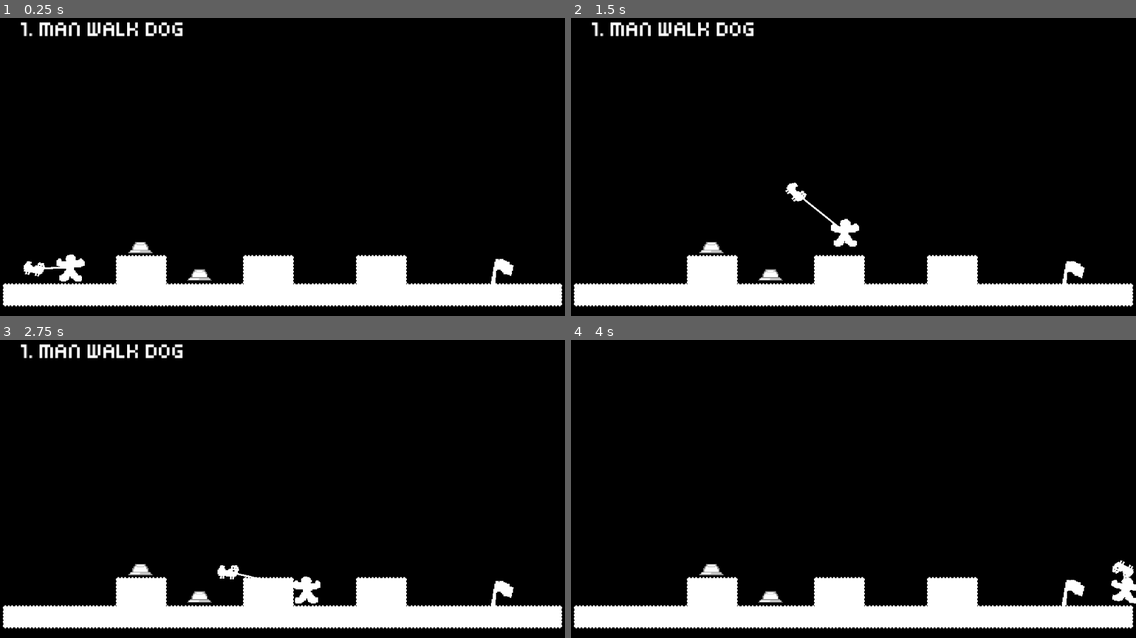
Above: before the commit, frames 1-4 (two rows, left to right).
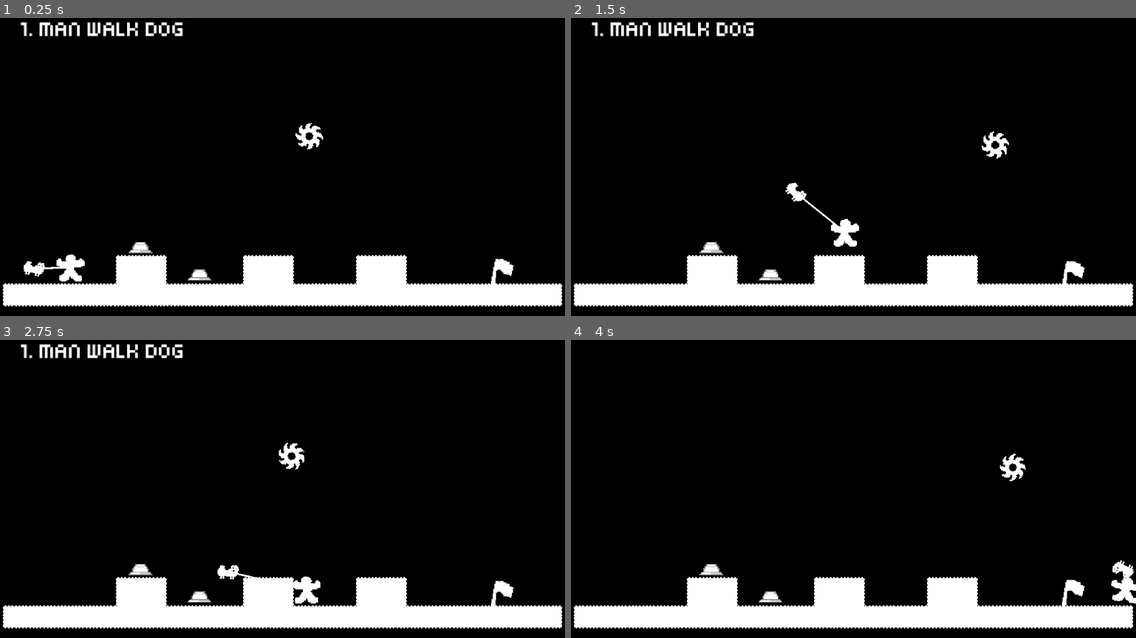
Above: after the commit, the same moments.

Repository: vanssnn/man-walk-dog
Game: Godot game, scene res://rooms/level_test.tscn
Two runs of this game, one before a commit and one after it. Both use one fixed random seed, a clock stepped at 60 frames per second and the inputs below. This scene is started directly instead of the project's main scene. Sound files missing from this copy of the repository are replaced by a short silence.
Inputs (mouse positions are in pixels of both pictures, inside the frame that each line leads up to):
- Up to frame 1 (0.25 s): no input
- Up to frame 2 (1.5 s): move the mouse to (977, 140) at 0.52 s; hold D (move_right) from 0.53 s (still down); click (977, 140) at 0.67 s; tap W (move_up) at 0.77 s; move the mouse to (740, 172) at 1.27 s
- Up to frame 3 (2.75 s): tap W (move_up) at 1.52 s; move the mouse to (339, 408) at 2.02 s; release D (move_right) at 2.03 s; hold A (move_left) from 2.03 s (still down)
- Up to frame 4 (4 s): move the mouse to (825, 542) at 2.77 s; release A (move_left) at 2.78 s; hold D (move_right) from 2.78 s (still down); click (825, 542) at 2.92 s; tap W (move_up) at 3.02, 3.77 s; move the mouse to (1023, 527) at 3.52 s

The runs differ from the first frame. In frame 1, 0.2% of the frame differs, in the area x 52-58%, y 35-45%; in frame 2, 0.2%; in frame 3, 0.2%; in frame 4, 0.2%.

Commit message:
add Moving Saw Blade

Diff:
--- a/rooms/level4.tscn
+++ b/rooms/level4.tscn
@@ -6,7 +6,7 @@
 [ext_resource type="PackedScene" uid="uid://b7s0kd88ul45y" path="res://dog/dog_rb.tscn" id="4_0w1qf"]
 [ext_resource type="PackedScene" uid="uid://d0xb7r6dxcn25" path="res://rope/rope.tscn" id="5_frpev"]
 [ext_resource type="PackedScene" uid="uid://ckk3vcf6o421e" path="res://flag/flag.tscn" id="6_3qldx"]
-[ext_resource type="PackedScene" uid="uid://cklf182okntba" path="res://hurtbox/hurtbox.tscn" id="7_h6ewg"]
+[ext_resource type="PackedScene" uid="uid://cklf182okntba" path="res://Hurtbox/hurtbox.tscn" id="7_h6ewg"]
 
 [sub_resource type="LabelSettings" id="LabelSettings_cpwjf"]
 font = ExtResource("1_3jb3f")
--- a/rooms/level_test.tscn
+++ b/rooms/level_test.tscn
@@ -9,6 +9,7 @@
 [ext_resource type="PackedScene" uid="uid://ckk3vcf6o421e" path="res://flag/flag.tscn" id="6_ubom2"]
 [ext_resource type="PackedScene" uid="uid://b7s0kd88ul45y" path="res://dog/dog_rb.tscn" id="6_yl5lm"]
 [ext_resource type="PackedScene" uid="uid://6h2lfxd0lx6b" path="res://button/HoldButton.tscn" id="7_ubom2"]
+[ext_resource type="PackedScene" uid="uid://barm1abxw4etd" path="res://sawblade/SawPath.tscn" id="10_11174"]
 
 [sub_resource type="LabelSettings" id="LabelSettings_cpwjf"]
 font = ExtResource("1_nc086")
@@ -412,6 +413,13 @@
 terrain_set_0/terrain_0/color = Color(0.5, 0.34375, 0.25, 1)
 sources/0 = SubResource("TileSetAtlasSource_o1gcv")
 
+[sub_resource type="Curve2D" id="Curve2D_11174"]
+resource_local_to_scene = true
+_data = {
+"points": PackedVector2Array(0, 0, 0, 0, 72, -4, 0, 0, 0, 0, 184, 9, 0, 0, 0, 0, 267, 11)
+}
+point_count = 3
+
 [node name="Level1" type="Node2D"]
 script = ExtResource("1_5lbgn")
 
@@ -472,3 +480,13 @@
 [node name="Flag" parent="." instance=ExtResource("6_ubom2")]
 position = Vector2(568, 312)
 next_scene_string = "res://rooms/level2.tscn"
+
+[node name="SawPath" parent="." instance=ExtResource("10_11174")]
+position = Vector2(241, 156)
+curve = SubResource("Curve2D_11174")
+speed = 150.0
+
+[node name="SawFollower" parent="SawPath" index="0"]
+position = Vector2(72, -4)
+
+[editable path="SawPath"]
--- /dev/null
+++ b/sawblade/SawPath.gd
@@ -0,0 +1,21 @@
+extends Path2D
+
+@export var speed: float = 200.0
+@export var ping_pong: bool = true
+
+@onready var follower: PathFollow2D = $SawFollower
+var direction: int = 1
+
+func _process(delta: float) -> void:
+	if ping_pong:
+		# Logika Bolak-Balik (Ping-pong)
+		follower.progress += speed * delta * direction
+
+		# Jika sampai ujung atau kembali ke awal, balik arah
+		if follower.progress_ratio >= 1.0:
+			direction = -1
+		elif follower.progress_ratio <= 0.0:
+			direction = 1
+	else:
+		# Logika Looping satu arah
+		follower.progress += speed * delta
--- /dev/null
+++ b/sawblade/SawPath.tscn
@@ -0,0 +1,17 @@
+[gd_scene load_steps=4 format=3 uid="uid://barm1abxw4etd"]
+
+[ext_resource type="Script" uid="uid://b4mhqrsou55gs" path="res://sawblade/SawPath.gd" id="1_ao3qh"]
+[ext_resource type="PackedScene" uid="uid://d4ded3u851bgw" path="res://sawblade/sawblade.tscn" id="2_cml7y"]
+
+[sub_resource type="Curve2D" id="Curve2D_ao3qh"]
+resource_local_to_scene = true
+
+[node name="SawPath" type="Path2D"]
+curve = SubResource("Curve2D_ao3qh")
+script = ExtResource("1_ao3qh")
+
+[node name="SawFollower" type="PathFollow2D" parent="."]
+rotates = false
+loop = false
+
+[node name="Sawblade" parent="SawFollower" instance=ExtResource("2_cml7y")]
--- a/sawblade/sawblade.tscn
+++ b/sawblade/sawblade.tscn
@@ -1,7 +1,7 @@
 [gd_scene load_steps=6 format=3 uid="uid://d4ded3u851bgw"]
 
 [ext_resource type="Texture2D" uid="uid://ta25ijpasw4l" path="res://sawblade/sawblade.png" id="1_04ybw"]
-[ext_resource type="PackedScene" uid="uid://cklf182okntba" path="res://hurtbox/hurtbox.tscn" id="1_55xj7"]
+[ext_resource type="PackedScene" uid="uid://cklf182okntba" path="res://Hurtbox/hurtbox.tscn" id="1_55xj7"]
 
 [sub_resource type="Animation" id="Animation_7hjy0"]
 length = 0.001
Not shown: 1 places in rooms/level_test.tscn that only renumber resources
Not shown, added: sawblade/SawPath.gd.uid
